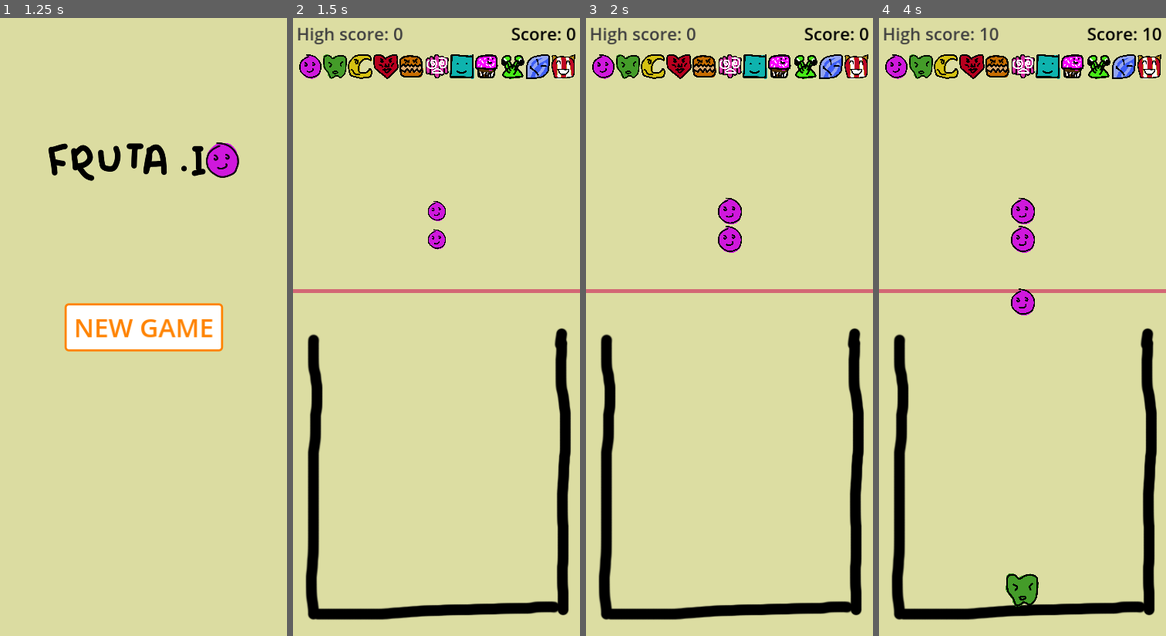
Above: before the commit, frames 1-4 (left to right).
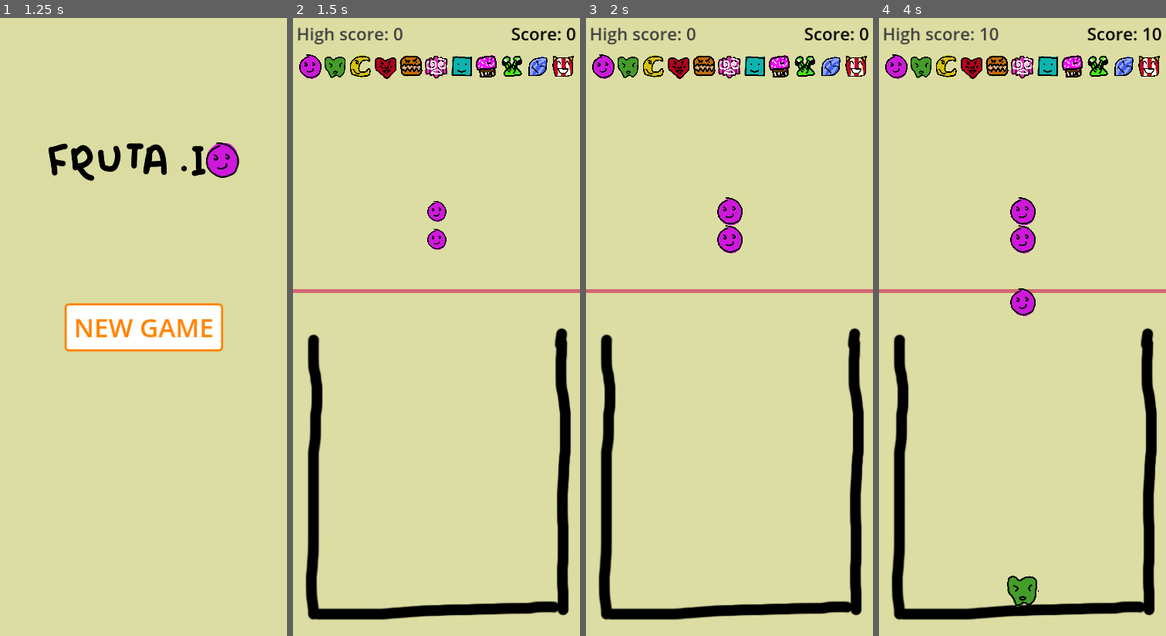
Above: after the commit, the same moments.

Repository: FlamingRat/fruta.io
Game: Godot game, scene res://scenes/menu/intro.tscn
The game is run twice, just before and just after one commit, with the same random seed, the same clock (stepped at 60 frames per second) and the same inputs.
Inputs (mouse positions are in pixels of both pictures, inside the frame that each line leads up to):
- Up to frame 1 (1.25 s): click (143, 327) at 0.5 s
- Up to frame 2 (1.5 s): click "NEW GAME" at 1.25 s
- Up to frame 3 (2 s): no input
- Up to frame 4 (4 s): click (1022, 351) at 2 s; click (1022, 351) at 2.75 s; click (1022, 351) at 3.5 s

Frame 1 is identical in both runs. In frame 2, 1.6% of the frame differs, in the area x 2-99%, y 5-38%; in frame 3, 1.6%; in frame 4, 1.9%, in the area x 2-99%, y 5-96%.

Commit message:
Update fruit texture size & hitboxes

Diff:
--- a/scenes/fruit/fruit.tscn
+++ b/scenes/fruit/fruit.tscn
@@ -7,7 +7,7 @@
 bounce = 0.15
 
 [sub_resource type="CircleShape2D" id="CircleShape2D_vtjvt"]
-radius = 7.07107
+radius = 7.0
 
 [sub_resource type="Animation" id="Animation_mmi1p"]
 length = 0.001
@@ -49,7 +49,7 @@
 "times": PackedFloat32Array(0, 0.2),
 "transitions": PackedFloat32Array(1, 1),
 "update": 0,
-"values": [Vector2(1e-05, 1e-05), Vector2(0.015, 0.015)]
+"values": [Vector2(1e-05, 1e-05), Vector2(0.02, 0.02)]
 }
 
 [sub_resource type="AnimationLibrary" id="AnimationLibrary_jky08"]
Binary file changed: sprites/fruit.png
Not shown, changed: sprites/fruit.psd
